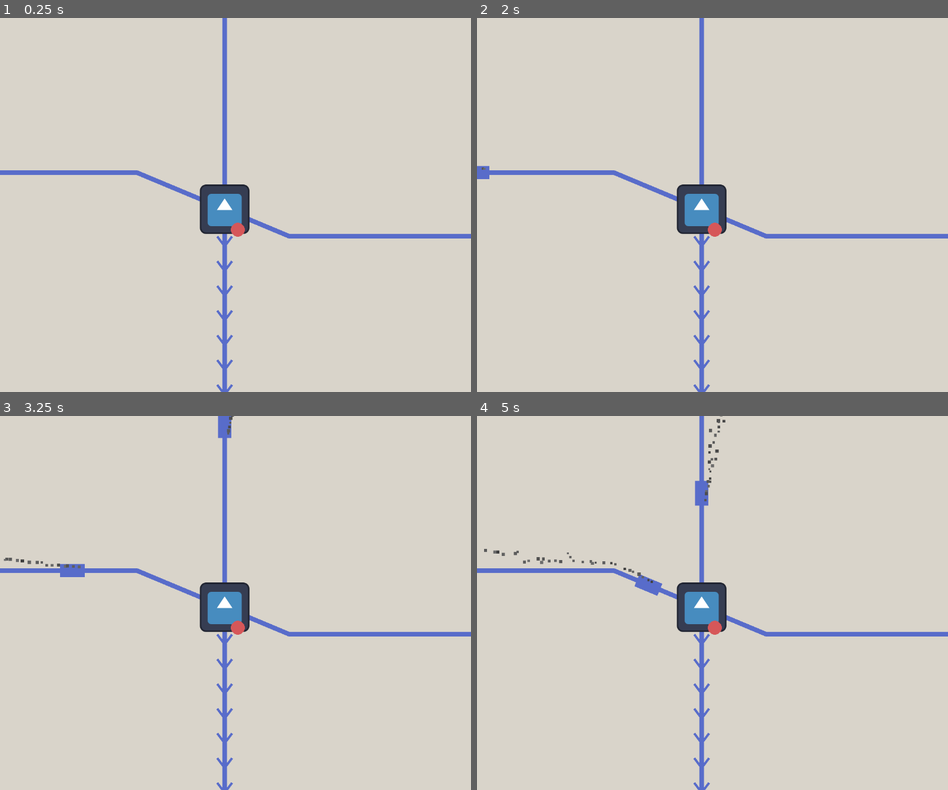
Above: before the commit, frames 1-4 (two rows, left to right).
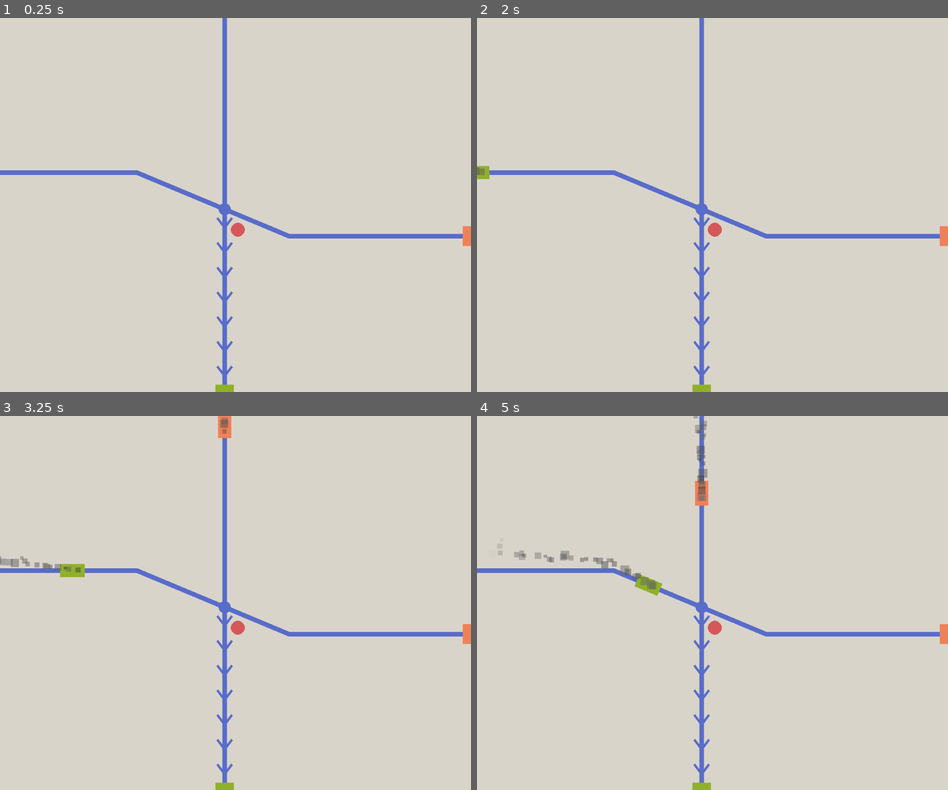
Above: after the commit, the same moments.

Repository: derukaeru/switchyard
Game: Godot game, scene res://src/scenes/main/main.tscn
Same seed, same stepped clock (60 frames per second), same inputs: the game is played once before the commit and once after it. The engine's default icon, where the game draws it, is replaced by a stand-in: a white triangle on a blue panel in a dark square.
Inputs:
- Up to frame 1 (0.25 s): no input
- Up to frame 2 (2 s): tap Enter at 0.5 s; hold Right 0.53-1.28 s; tap Alt at 0.6 s; tap Space at 1.25 s; hold Down from 1.28 s (still down); tap Shift at 1.35 s
- Up to frame 3 (3.25 s): release Down at 2.03 s; hold Right 2.03-2.78 s; tap Alt at 2.1 s; hold Up from 2.78 s (still down); tap Shift at 2.85 s
- Up to frame 4 (5 s): release Up at 3.53 s; hold Left from 3.53 s (still down); tap Alt at 3.6 s; tap Shift at 4.35 s

The runs differ from the first frame. In frame 1, 1.8% of the frame differs, in the area x 42-100%, y 44-100%; in frame 2, 1.9%; in frame 3, 2.4%; in frame 4, 3.0%, in the area x 1-100%, y 0-100%.

Commit message:
feat: added rail markings, rail destination and removed unnecessary code

Diff:
--- a/src/scenes/maps/level_1.gd
+++ b/src/scenes/maps/level_1.gd
@@ -22,5 +22,5 @@
 		# calculate amount of incorrects
 		pass
 	else:
-		# correct
+		GameManager.end_screen()
 		pass
--- a/src/scenes/maps/level_1.tscn
+++ b/src/scenes/maps/level_1.tscn
@@ -98,6 +98,7 @@
 [node name="train" parent="tracks/Rail" unique_id=1286344413 instance=ExtResource("1_pfttx")]
 position = Vector2(580, -300)
 rotation = 1.5707964
+color = Color(0.9372549, 0.5058824, 0.34509805, 1)
 destination = 2
 
 [node name="Rail3" type="Path2D" parent="tracks" unique_id=304619894]
@@ -118,11 +119,13 @@
 
 [node name="train" parent="tracks/Rail2" unique_id=86710733 instance=ExtResource("1_pfttx")]
 position = Vector2(-300, 400)
+color = Color(0.56078434, 0.69411767, 0.15686275, 1)
 speed = 150
 
 [node name="Rail4" type="Path2D" parent="tracks" unique_id=875992632]
 curve = SubResource("Curve2D_ju8f6")
 script = ExtResource("2_5qwrs")
+active = false
 arrow_spacing = 40.0
 color = Color(0.345, 0.423, 0.793, 1)
 id = 2
@@ -147,3 +150,19 @@
 offset_right = 1152.0
 offset_bottom = 904.0
 mouse_filter = 2
+
+[node name="ColorRect" type="ColorRect" parent="markings" unique_id=1172231319]
+layout_mode = 0
+offset_left = 1195.0
+offset_top = 539.0
+offset_right = 1235.0
+offset_bottom = 590.0
+color = Color(0.93561345, 0.5073778, 0.34489736, 1)
+
+[node name="ColorRect2" type="ColorRect" parent="markings" unique_id=461671787]
+layout_mode = 0
+offset_left = 556.0
+offset_top = 949.0
+offset_right = 604.0
+offset_bottom = 989.0
+color = Color(0.56245726, 0.6942783, 0.15821618, 1)
--- a/src/scenes/menu/pause_screen.tscn
+++ b/src/scenes/menu/pause_screen.tscn
@@ -27,10 +27,10 @@
 anchor_top = 0.5
 anchor_right = 0.5
 anchor_bottom = 0.5
-offset_left = -184.0
-offset_top = -70.0
-offset_right = 184.0
-offset_bottom = 70.0
+offset_left = -313.0
+offset_top = -147.5
+offset_right = 313.0
+offset_bottom = 147.5
 grow_horizontal = 2
 grow_vertical = 2
 size_flags_vertical = 3
@@ -38,16 +38,19 @@
 [node name="resume" type="Button" parent="VBoxContainer" unique_id=1698791073]
 layout_mode = 2
 size_flags_vertical = 3
+theme_override_font_sizes/font_size = 32
 text = "resume"
 
 [node name="settings" type="Button" parent="VBoxContainer" unique_id=640017073]
 layout_mode = 2
 size_flags_vertical = 3
+theme_override_font_sizes/font_size = 32
 text = "settings"
 
 [node name="exit" type="Button" parent="VBoxContainer" unique_id=1152742921]
 layout_mode = 2
 size_flags_vertical = 3
+theme_override_font_sizes/font_size = 32
 text = "exit"
 
 [connection signal="pressed" from="VBoxContainer/resume" to="." method="_on_resume_pressed"]
--- a/src/scenes/menu/title_screen.tscn
+++ b/src/scenes/menu/title_screen.tscn
@@ -18,7 +18,7 @@
 
 [sub_resource type="Curve2D" id="Curve2D_wf6w8"]
 _data = {
-"points": PackedVector2Array(0, 0, 0, 0, 896, -57, 0, 0, 0, 0, 896, 944)
+"points": PackedVector2Array(0, 0, 0, 0, 896, -57, 0, 0, 0, 0, 896, 1096)
 }
 point_count = 2
 
@@ -42,14 +42,15 @@
 anchor_bottom = 1.0
 grow_horizontal = 2
 grow_vertical = 2
-color = Color(0.88, 0.8635733, 0.8096, 1)
+color = Color(0.85, 0.811325, 0.6715, 1)
 
 [node name="tracks" type="Node2D" parent="." unique_id=1520141011]
 
 [node name="Rail2" type="Path2D" parent="tracks" unique_id=1763810876]
 curve = SubResource("Curve2D_4v2w5")
 script = ExtResource("1_fbi7p")
-rail_color = Color(0.2922, 0.6, 0.276, 0.78431374)
+active = false
+design_rail = true
 metadata/_custom_type_script = "uid://cuym172wt4qwo"
 
 [node name="train" parent="tracks/Rail2" unique_id=1286344413 instance=ExtResource("2_4v2w5")]
@@ -61,7 +62,7 @@
 [node name="Rail" type="Path2D" parent="tracks" unique_id=589983742]
 curve = SubResource("Curve2D_g66e4")
 script = ExtResource("1_fbi7p")
-rail_color = Color(0.3476, 0.4287066, 0.79, 0.78431374)
+design_rail = true
 metadata/_custom_type_script = "uid://cuym172wt4qwo"
 
 [node name="train" parent="tracks/Rail" unique_id=1929194134 instance=ExtResource("2_4v2w5")]
@@ -78,7 +79,8 @@
 [node name="Rail3" type="Path2D" parent="tracks" unique_id=1074049343]
 curve = SubResource("Curve2D_wf6w8")
 script = ExtResource("1_fbi7p")
-rail_color = Color(0.28457642, 0.48288983, 0.63488543, 0.78431374)
+active = false
+design_rail = true
 metadata/_custom_type_script = "uid://cuym172wt4qwo"
 
 [node name="train" parent="tracks/Rail3" unique_id=463352434 instance=ExtResource("2_4v2w5")]
@@ -89,9 +91,16 @@
 
 [node name="title" type="Label" parent="." unique_id=167698055]
 layout_mode = 0
-offset_left = 199.0
-offset_top = 249.0
-offset_right = 671.0
-offset_bottom = 396.0
+offset_left = 276.0
+offset_top = 172.0
+offset_right = 748.0
+offset_bottom = 319.0
 text = "switchyard"
 label_settings = SubResource("LabelSettings_37oxp")
+
+[node name="menu" type="VBoxContainer" parent="." unique_id=569138004]
+layout_mode = 0
+offset_left = 59.0
+offset_top = 677.0
+offset_right = 335.0
+offset_bottom = 931.0
--- a/src/scenes/menu/ui.tscn
+++ /dev/null
@@ -1,6 +0,0 @@
-[gd_scene format=3 uid="uid://bbqyp71opgnoi"]
-
-[ext_resource type="Script" uid="uid://dfkh0snfvjkql" path="res://src/scenes/menu/ui.gd" id="1_wpnud"]
-
-[node name="ui" type="CanvasLayer" unique_id=968265862]
-script = ExtResource("1_wpnud")
--- a/src/scenes/objects/train.gd
+++ b/src/scenes/objects/train.gd
@@ -12,15 +12,16 @@
 @export var looping: bool = false
 @export var rotation_speed: float = 5.0
 
-var last_position: Vector2
+var arrived_at: bool = false
 
 func _ready() -> void:
 	cab.color = color
 	loop = looping
 
-	last_position = global_position
+func _process(delta: float) -> void:
+	particles.global_rotation = 0.0
+	if arrived_at: return
 
-func _process(delta: float) -> void:
 	var rail: Rail = get_parent() as Rail
 	var length: float = rail.curve.get_baked_length()
 	var target: float = progress + speed * delta
@@ -39,10 +40,17 @@
 	progress = target - length
 
 func arrived() -> void:
+	if get_parent().design_rail:
+		progress = 0.0
+		return
+
 	if get_parent().id == destination:
 		EventManager.train_correct.emit()
 	else:
 		EventManager.train_wrong.emit()
 
+	arrived_at = true
 	particles.emitting = false
-	set_process(false)
+
+	await particles.finished
+	queue_free()
--- a/src/scenes/objects/train.tscn
+++ b/src/scenes/objects/train.tscn
@@ -1,6 +1,13 @@
 [gd_scene format=3 uid="uid://cbe6816t855is"]
 
 [ext_resource type="Script" uid="uid://dg8tn1qt6u7sp" path="res://src/scenes/objects/train.gd" id="1_3mrl3"]
+
+[sub_resource type="Curve" id="Curve_q7w54"]
+_data = [Vector2(0.02702704, 0.49438208), 0.0, 0.0, 0, 0, Vector2(0.82432437, 0.37078655), 0.0, 0.0, 0, 0, Vector2(1, 0), 0.0, 0.0, 0, 0]
+point_count = 3
+
+[sub_resource type="CurveTexture" id="CurveTexture_k4sen"]
+curve = SubResource("Curve_q7w54")
 
 [sub_resource type="Gradient" id="Gradient_3mrl3"]
 colors = PackedColorArray(0.24115604, 0.24115604, 0.24115604, 1, 0.427493, 0.42749307, 0.42749307, 1)
@@ -12,12 +19,13 @@
 particle_flag_disable_z = true
 direction = Vector3(0, -1, 0)
 spread = 20.0
-initial_velocity_min = 8.0
-initial_velocity_max = 24.0
+initial_velocity_min = 16.0
+initial_velocity_max = 32.0
 gravity = Vector3(0, 2, 0)
-scale_min = 5.0
-scale_max = 9.0
+scale_min = 8.0
+scale_max = 24.0
 color_initial_ramp = SubResource("GradientTexture1D_3mrl3")
+alpha_curve = SubResource("CurveTexture_k4sen")
 
 [node name="train" type="PathFollow2D" unique_id=1286344413]
 z_index = 1
@@ -38,8 +46,9 @@
 color = Color(0.43598932, 0.594163, 0.8636868, 1)
 
 [node name="GPUParticles2D" type="GPUParticles2D" parent="." unique_id=2122502034]
-position = Vector2(22, -9)
+position = Vector2(22, 0)
 amount = 32
 lifetime = 3.0
 randomness = 1.0
+visibility_rect = Rect2(-1000, -1000, 2000, 2000)
 process_material = SubResource("ParticleProcessMaterial_2yfux")
--- a/src/scenes/objects/train_cab.tscn
+++ /dev/null
@@ -1,3 +0,0 @@
-[gd_scene format=3 uid="uid://d143xowlgcvpj"]
-
-[node name="train_cab" type="PathFollow2D" unique_id=826357111]
--- a/src/scenes/objects/tunnel.tscn
+++ /dev/null
@@ -1,18 +0,0 @@
-[gd_scene format=3 uid="uid://bt4sgd4tuexfh"]
-
-[sub_resource type="LabelSettings" id="LabelSettings_eivm1"]
-font_size = 32
-font_color = Color(0.3733023, 0.5544323, 1, 1)
-
-[node name="tunnel" type="ColorRect" unique_id=1344067968]
-offset_right = 64.0
-offset_bottom = 64.0
-
-[node name="Label" type="Label" parent="." unique_id=59484460]
-layout_mode = 0
-offset_right = 64.0
-offset_bottom = 64.0
-text = "1"
-label_settings = SubResource("LabelSettings_eivm1")
-horizontal_alignment = 1
-vertical_alignment = 1
--- a/src/scripts/autoloads/game_manager.gd
+++ b/src/scripts/autoloads/game_manager.gd
@@ -2,3 +2,6 @@
 
 var level: int = 1
 var locked_levels: Array = [false, true, true, true, true]
+
+func end_screen() -> void:
+	pass
--- a/src/scripts/components/junction.gd
+++ b/src/scripts/components/junction.gd
@@ -14,7 +14,7 @@
 		rail.active = false
 
 	rails[rail_index].active = true
-	sprite.texture = load("res://icon.svg")
+	sprite.texture = load("res://src/assets/sprites/objects/junction.png")
 	add_child(sprite)
 
 func switch_track() -> void:
--- a/src/scripts/components/rail.gd
+++ b/src/scripts/components/rail.gd
@@ -3,6 +3,8 @@
 
 @export var end_junction: Junction
 @export var active: bool = true
+
+@export var design_rail: bool = false
 
 @export var arrow_spacing: float = 120.0
 @export var arrow_size: float = 6.0
@@ -32,7 +34,7 @@
 
 	var length: float = curve.get_baked_length()
 
-	for distance in range(32, int(length), 64):
+	for distance in range(48, int(length), 64):
 		var point: Vector2 = curve.sample_baked(distance)
 		var prev_point: Vector2 = curve.sample_baked(distance - 2.0)
 
--- a/src/scripts/components/rail_label.gd
+++ /dev/null
@@ -1,7 +0,0 @@
-class_name RailLabel extends Label
-
-func _init() -> void:
-	var new_settings: LabelSettings = LabelSettings.new()
-
-	new_settings.font_size = 48
-	label_settings = new_settings
Binary file added: src/assets/sprites/objects/junction.png
Not shown, added: src/assets/sprites/objects/junction.png.import
Not shown, removed: src/scripts/components/rail_label.gd.uid
